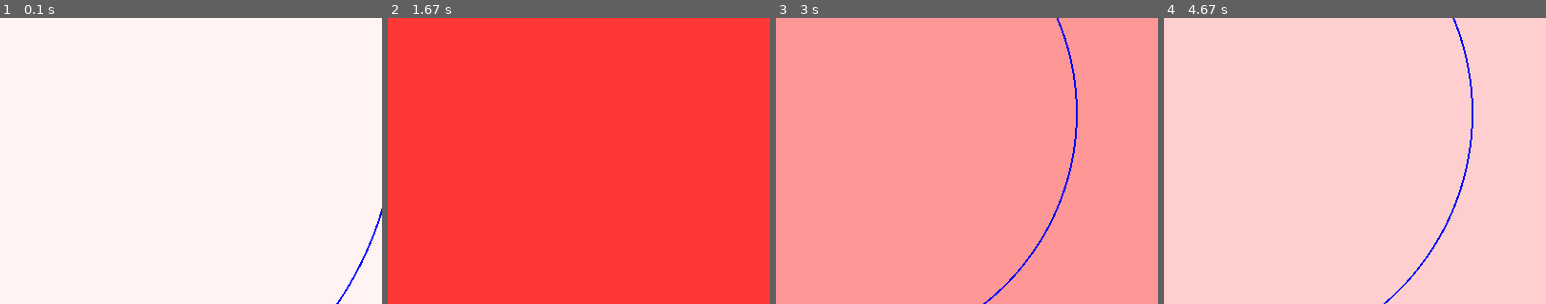
Above: before the commit, frames 1-4 (left to right).
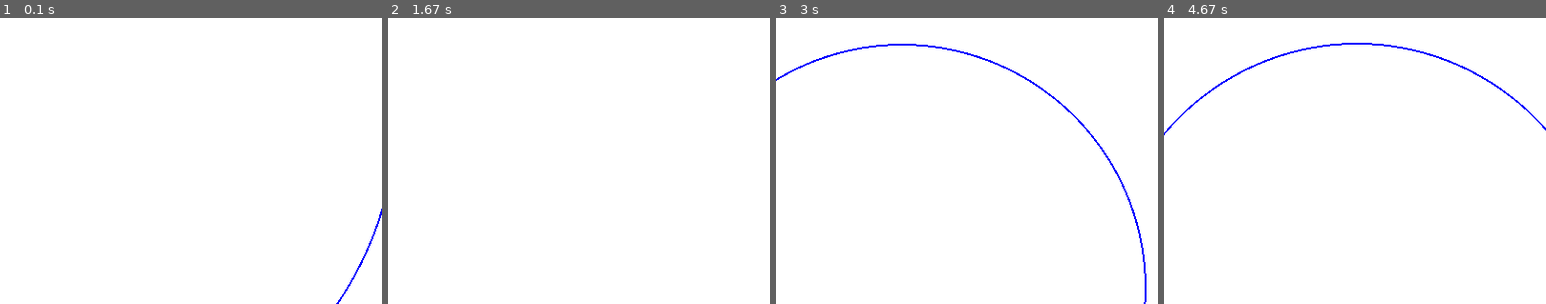
Above: after the commit, the same moments.

Repository: panickery/firstRepo
Game: pygame game, started from python/pygame/thirdgame.py
The game is run twice, just before and just after one commit, with the same random seed, the same clock (stepped at 60 frames per second) and the same inputs.
Inputs:
- Up to frame 1 (0.1 s): no input
- Up to frame 2 (1.67 s): no input
- Up to frame 3 (3 s): no input
- Up to frame 4 (4.67 s): no input

The runs differ from the first frame. In frame 2, 100% of the frame differs, in the area x 0-100%, y 0-100%; in frame 3, 100%; in frame 4, 100%.

Commit message:
1. 화면에서 랜덤으로 시작해서 커졌다가 다시 작아지는 원

Diff:
--- a/python/pygame/thirdgame.py
+++ b/python/pygame/thirdgame.py
@@ -1,4 +1,5 @@
 import pygame
+import random
 
 pygame.init()
 screen = pygame.display.set_mode((400, 300))
@@ -13,6 +14,7 @@
 # 1 is getting bigger
 # 0 is getting smaller
 status = 1
+position = [60, 100]
 
 # Game Loop
 while run:
@@ -22,12 +24,12 @@
             run = False
 
     # 2) 게임 논리 실행
-    if gb[0] == 0:
-        gb[0] = 255
-        gb[1] = 255
-    else:
-        gb[0] -= 1
-        gb[1] -= 1
+    # if gb[0] == 0:
+    #     gb[0] = 255
+    #     gb[1] = 255
+    # else:
+    #     gb[0] -= 1
+    #     gb[1] -= 1
 
     if status == 1 :
         if radius >= 400 :
@@ -37,15 +39,18 @@
     elif status == 0 :
         if radius <= 10 :
             status = 1
+            position = [random.randint(0, 400), random.randint(0, 300)]
+            print(position)
         else :
             radius -= 4
 
-    print(radius)
+    # print(radius)
     # 400radius small
 
     # 3) 게임 장면 그리기
     screen.fill(pygame.color.Color(255, gb[0], gb[1]))
-    pygame.draw.circle(screen, BLUE, [60, 100], radius, 2)
+    pygame.draw.circle(screen, BLUE, position, radius, 2)
+    # pygame.draw.circle(screen, BLUE, [position[0], position[1] - 100], radius, 2)
     pygame.display.flip()
 
     clock.tick(120)
